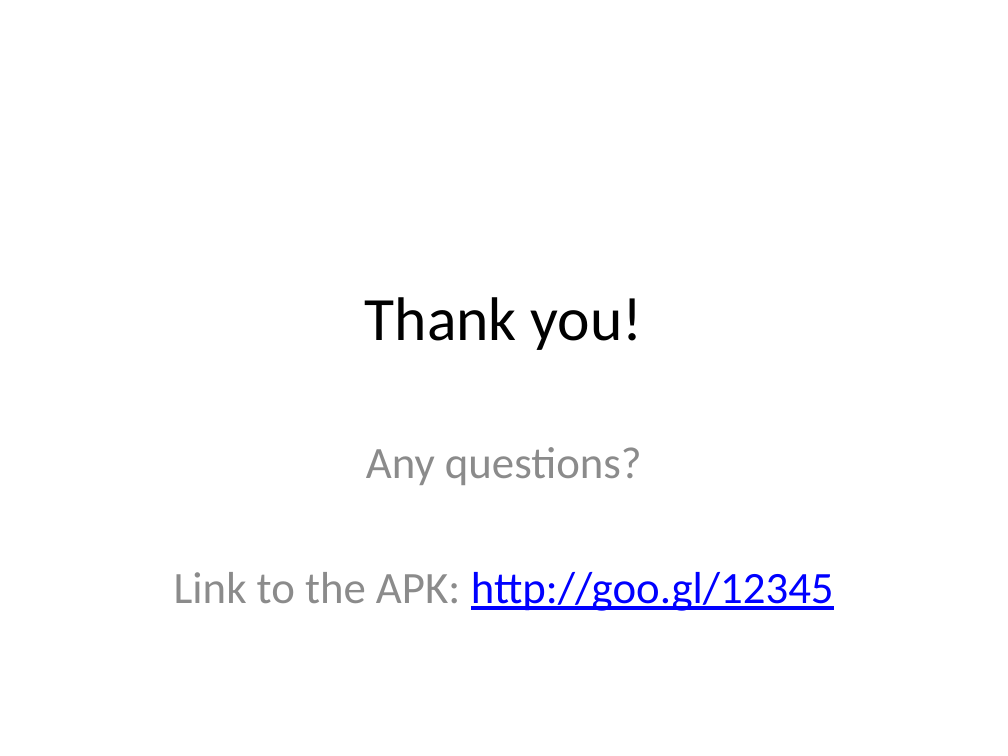
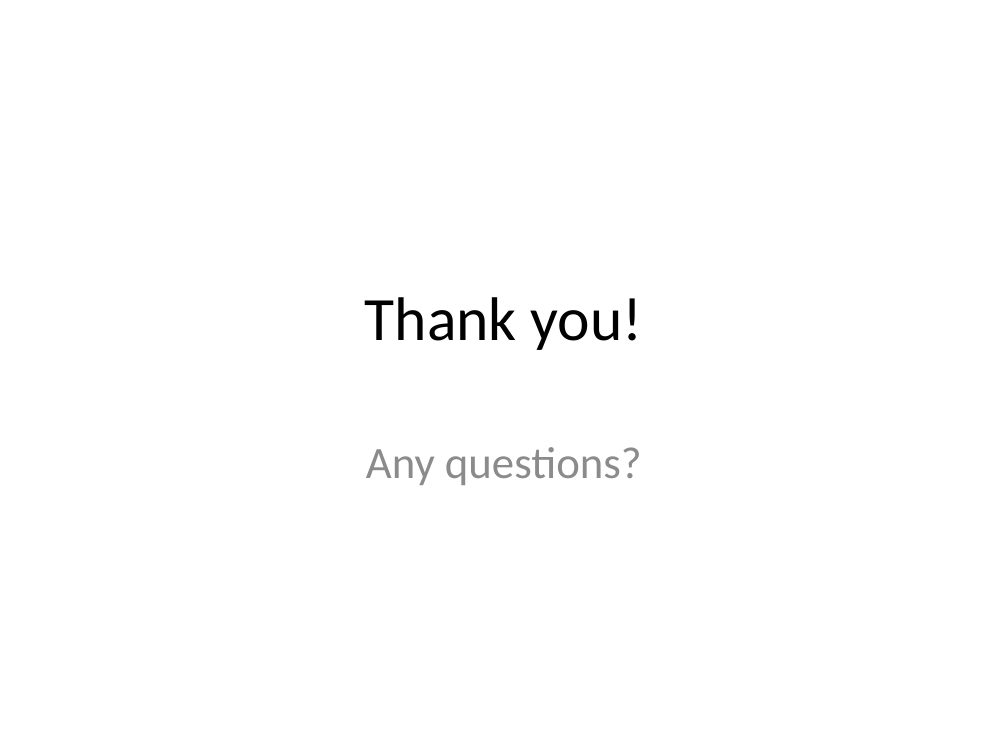
Before and after one commit to n0rf/htwg-grade-app, a slide deck: slide 14 of docs/notenapp-praesi.pptx. Drawn at 1008x756 pixels with LibreOffice and Linux fonts; fonts in the diff are those of the drawing. Boxes give left, top, right and bottom in pixels: in the first picture for what was removed or moved away, otherwise in the second. Text is boxed around its words. In the diff, an @@ line names an element or a change of style, - is before the commit and + after.

```diff
--- a/docs/notenapp-praesi.pptx
+++ b/docs/notenapp-praesi.pptx
@@ subtitle at (174,572,834,611): paragraph removed @@
-Link to the APK: http://goo.gl/12345
```
Also in this commit, not shown: 13 other slides changed.
